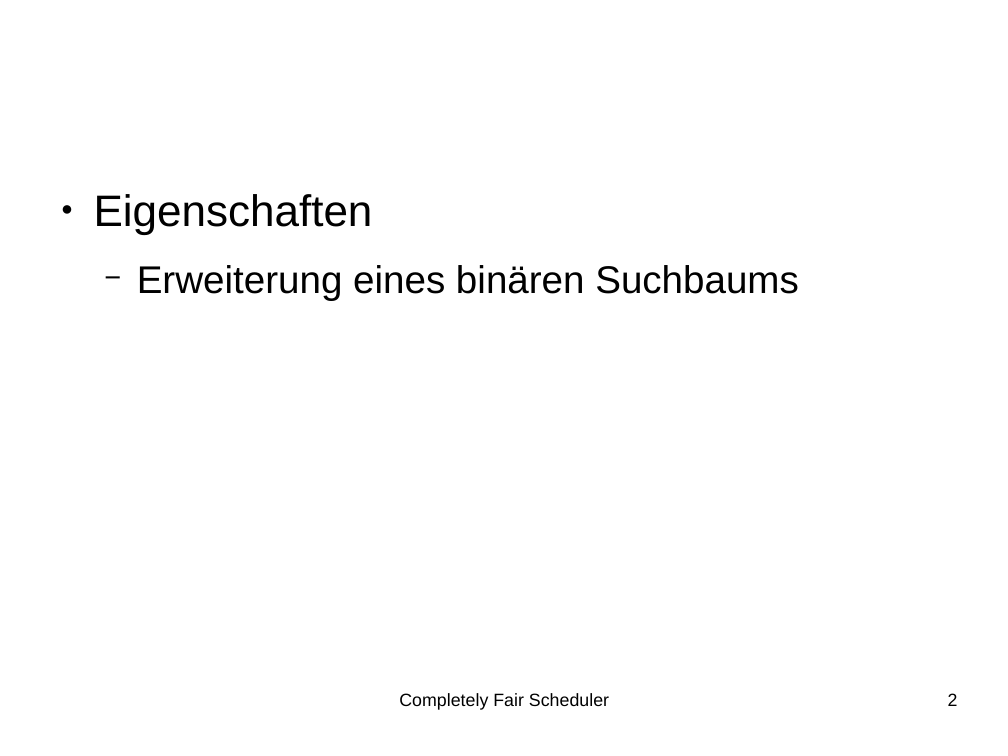
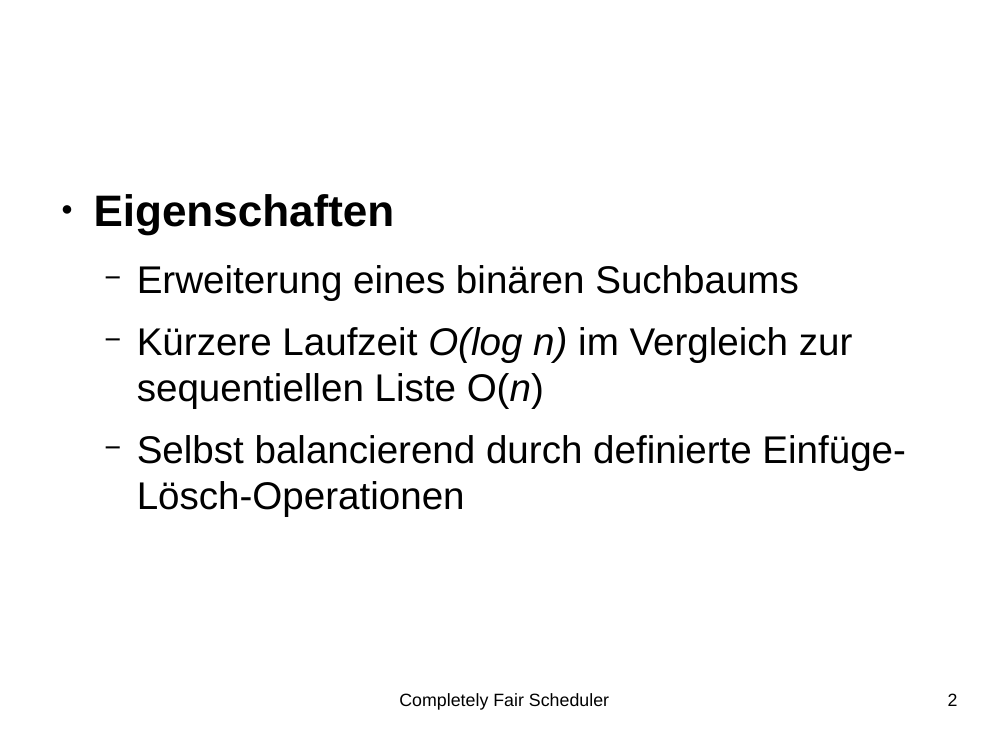
Before and after one commit to SeminararbeitCFS/main, a slide deck: slide 2 of vortrag/vortrag_CFS.odp. Drawn at 1008x756 pixels with LibreOffice and Linux fonts; fonts in the diff are those of the drawing; background and template pictures are left out. Boxes give left, top, right and bottom in pixels: in the first picture for what was removed or moved away, otherwise in the second. Text is boxed around its words. In the diff, an @@ line names an element or a change of style, - is before the commit and + after.

```diff
--- a/vortrag/vortrag_CFS.odp
+++ b/vortrag/vortrag_CFS.odp
@@ text at bbox=[94, 194, 395, 235]: bold on in "Eigenschaften" @@
@@ text at bbox=[137, 327, 906, 517]: paragraphs added @@
+  − Kürzere Laufzeit O(log n) im Vergleich zur sequentiellen Liste O(n)
+  − Selbst balancierend durch definierte Einfüge-Lösch-Operationen
```
Also in this commit, not shown: 1 other slide changed, 9 slides added.
